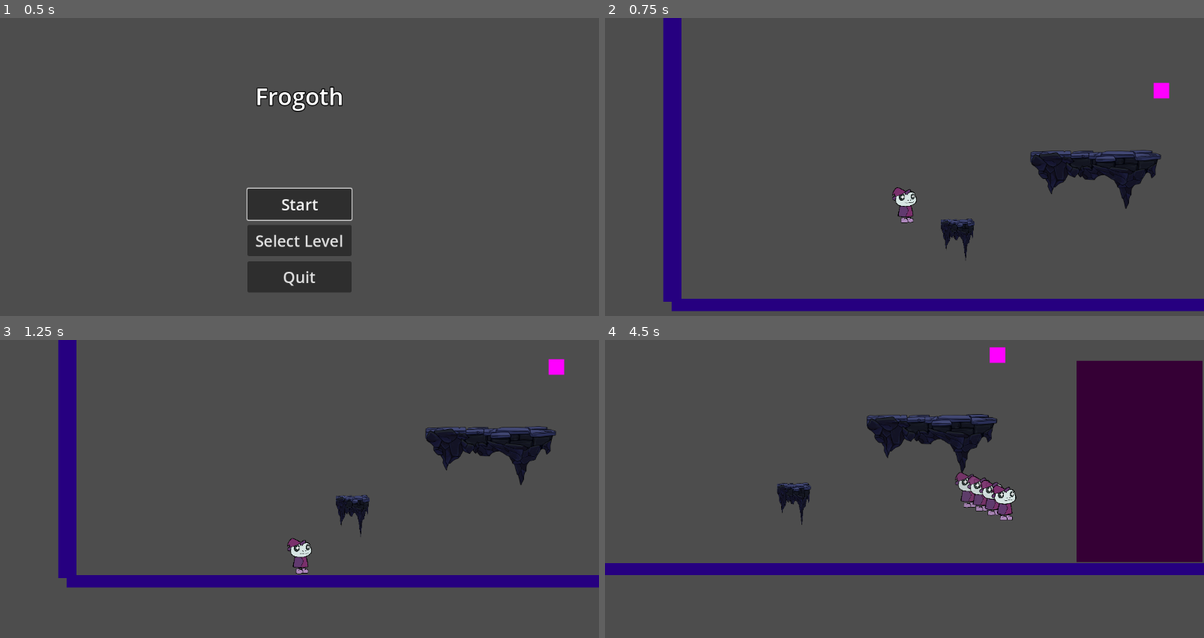
Above: before the commit, frames 1-4 (two rows, left to right).
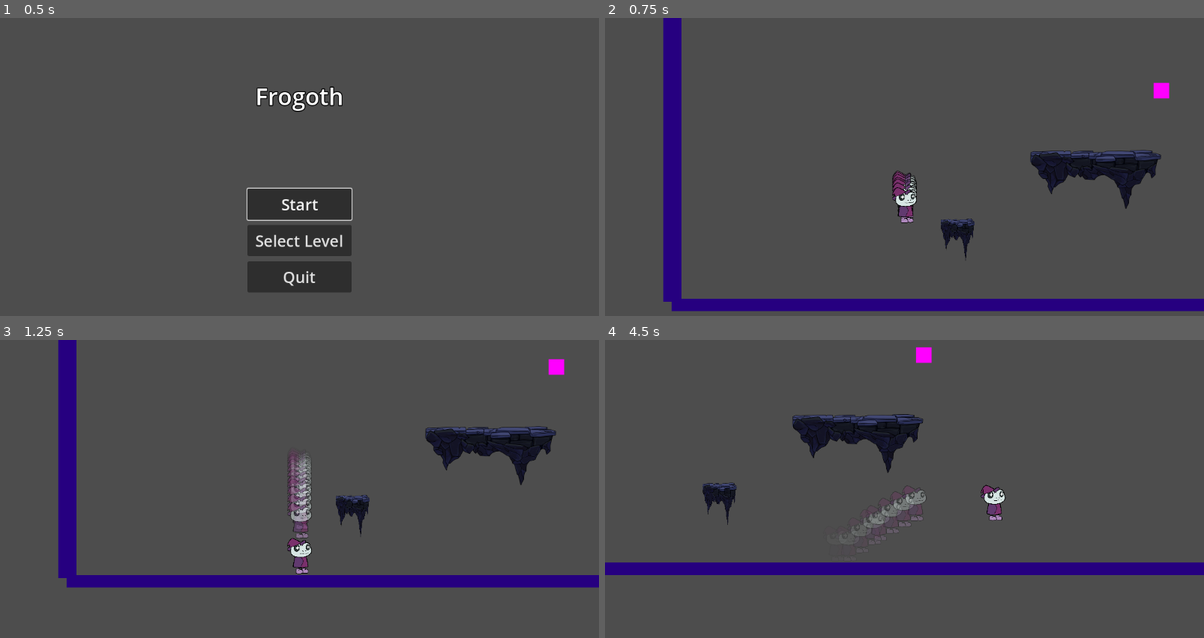
Above: after the commit, the same moments.

Repository: DerBrotDoktor/Frogoth
Game: Godot game, scene res://scenes/main/main.tscn
Same seed, same stepped clock (60 frames per second), same inputs: the game is played once before the commit and once after it.
Inputs (mouse positions are in pixels of both pictures, inside the frame that each line leads up to):
- Up to frame 1 (0.5 s): no input
- Up to frame 2 (0.75 s): click "Start" at 0.5 s
- Up to frame 3 (1.25 s): no input
- Up to frame 4 (4.5 s): move the mouse to (1036, 491) at 1.27 s; hold Space (bash, bound only after the commit) 1.28-2.03 s; hold D (right) 1.28-2.78 s; click (1036, 491) at 1.55 s; move the mouse to (784, 524) at 2.02 s; click (784, 524) at 2.1 s; tap Space (bash, bound only after the commit) at 2.3, 3.8 s; move the mouse to (964, 435) at 2.77 s; hold A (left) 2.78-3.53 s; hold Space (bash, bound only after the commit) 2.78-3.53 s; click (964, 435) at 3.05 s; move the mouse to (874, 575) at 3.52 s; hold D (right) from 3.53 s (still down); click (874, 575) at 3.6 s; move the mouse to (1084, 557) at 4.27 s; press the mouse at (1084, 557) at 4.28 s; tap Shift (dash) at 4.35 s

Frame 1 is identical in both runs. In frame 2, 0.2% of the frame differs, in the area x 47-53%, y 51-68%; in frame 3, 0.7%; in frame 4, 20%, in the area x 0-100%, y 2-75%.

Commit message:
Changed key inputs Resized bashpoint trigger Changed player movement values

Diff:
--- a/project.godot
+++ b/project.godot
@@ -53,6 +53,7 @@
 "deadzone": 0.5,
 "events": [Object(InputEventKey,"resource_local_to_scene":false,"resource_name":"","device":-1,"window_id":0,"alt_press …(182 unchanged characters)…
 , Object(InputEventJoypadButton,"resource_local_to_scene":false,"resource_name":"","device":-1,"button_index":1,"pressure":0.0,"pressed":true,"script":null)
+, Object(InputEventMouseButton,"resource_local_to_scene":false,"resource_name":"","device":-1,"window_id":0,"alt_pressed":false,"shift_pressed":false,"ctrl_pressed":false,"meta_pressed":false,"button_mask":1,"position":Vector2(157, 18),"global_position":Vector2(161, 59),"factor":1.0,"button_index":1,"canceled":false,"pressed":true,"double_click":false,"script":null)
 ]
 }
 aim_right={
@@ -77,12 +78,12 @@
 }
 discrad_shape={
 "deadzone": 0.5,
-"events": [Object(InputEventKey,"resource_local_to_scene":false,"resource_name":"","device":-1,"window_id":0,"alt_pressed":false,"shift_pressed":false,"ctrl_pressed":false,"meta_pressed":false,"pressed":false,"keycode":87,"physical_keycode":0,"key_label":0,"unicode":119,"echo":false,"script":null)
+"events": [Object(InputEventKey,"resource_local_to_scene":false,"resource_name":"","device":-1,"window_id":0,"alt_pressed":false,"shift_pressed":false,"ctrl_pressed":false,"meta_pressed":false,"pressed":false,"keycode":70,"physical_keycode":0,"key_label":0,"unicode":102,"echo":false,"script":null)
 ]
 }
 bash={
 "deadzone": 0.5,
-"events": [Object(InputEventMouseButton,"resource_local_to_scene":false,"resource_name":"","device":-1,"window_id":0,"alt_pressed":false,"shift_pressed":false,"ctrl_pressed":false,"meta_pressed":false,"button_mask":1,"position":Vector2(85, 14),"global_position":Vector2(89, 55),"factor":1.0,"button_index":1,"canceled":false,"pressed":true,"double_click":false,"script":null)
+"events": [Object(InputEventKey,"resource_local_to_scene":false,"resource_name":"","device":-1,"window_id":0,"alt_pressed":false,"shift_pressed":false,"ctrl_pressed":false,"meta_pressed":false,"pressed":false,"keycode":32,"physical_keycode":0,"key_label":0,"unicode":32,"echo":false,"script":null)
 ]
 }
 
--- a/scenes/bash_points/bash_point.tscn
+++ b/scenes/bash_points/bash_point.tscn
@@ -5,8 +5,8 @@
 [sub_resource type="PlaceholderTexture2D" id="PlaceholderTexture2D_r6txh"]
 size = Vector2(60, 60)
 
-[sub_resource type="CircleShape2D" id="CircleShape2D_y7tx7"]
-radius = 35.0
+[sub_resource type="CircleShape2D" id="CircleShape2D_2ttjw"]
+radius = 64.0312
 
 [node name="BashPoint" type="Area2D" groups=["bash_point"]]
 script = ExtResource("1_yxaq1")
@@ -15,4 +15,4 @@
 texture = SubResource("PlaceholderTexture2D_r6txh")
 
 [node name="TriggerShape" type="CollisionShape2D" parent="."]
-shape = SubResource("CircleShape2D_y7tx7")
+shape = SubResource("CircleShape2D_2ttjw")
--- a/scenes/level/level_2.tscn
+++ b/scenes/level/level_2.tscn
@@ -7,10 +7,6 @@
 [sub_resource type="RectangleShape2D" id="RectangleShape2D_wn5cx"]
 
 [sub_resource type="PlaceholderTexture2D" id="PlaceholderTexture2D_3sy2b"]
-
-[sub_resource type="RectangleShape2D" id="RectangleShape2D_8jbjw"]
-
-[sub_resource type="PlaceholderTexture2D" id="PlaceholderTexture2D_uaehu"]
 
 [node name="Level2" type="Node2D"]
 
@@ -218,16 +214,3 @@
 scale = Vector2(19.942, -20.0308)
 skew = 0.000334501
 texture = SubResource("PlaceholderTexture2D_3sy2b")
-
-[node name="Box" type="StaticBody2D" parent="."]
-modulate = Color(0.20871, 0.20871, 0.20871, 1)
-position = Vector2(1534, 41)
-scale = Vector2(24.3138, 38.9135)
-
-[node name="CollisionShape2D" type="CollisionShape2D" parent="Box"]
-shape = SubResource("RectangleShape2D_8jbjw")
-
-[node name="Sprite2D" type="Sprite2D" parent="Box"]
-position = Vector2(0.00996292, 0.0648497)
-scale = Vector2(19.8467, 19.9551)
-texture = SubResource("PlaceholderTexture2D_uaehu")
--- a/scenes/player/player.tscn
+++ b/scenes/player/player.tscn
@@ -79,7 +79,7 @@
 jump_velocity = -1000.0
 double_jump_velocity = -1000.0
 dash_speed = 1400
-bash_speed = 900
+bash_speed = 1000
 ghost_node = ExtResource("2_rl3rv")
 gravity = 2600
 
Not shown: 1 places in scenes/level/level_2.tscn that only renumber resources
